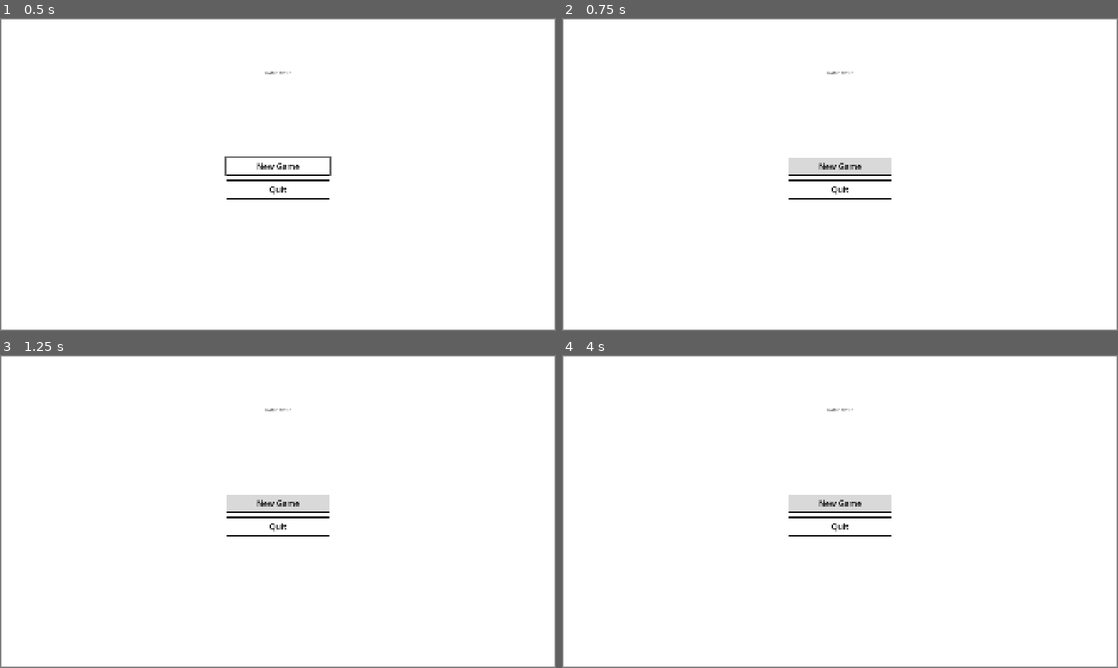
Above: before the commit, frames 1-4 (two rows, left to right).
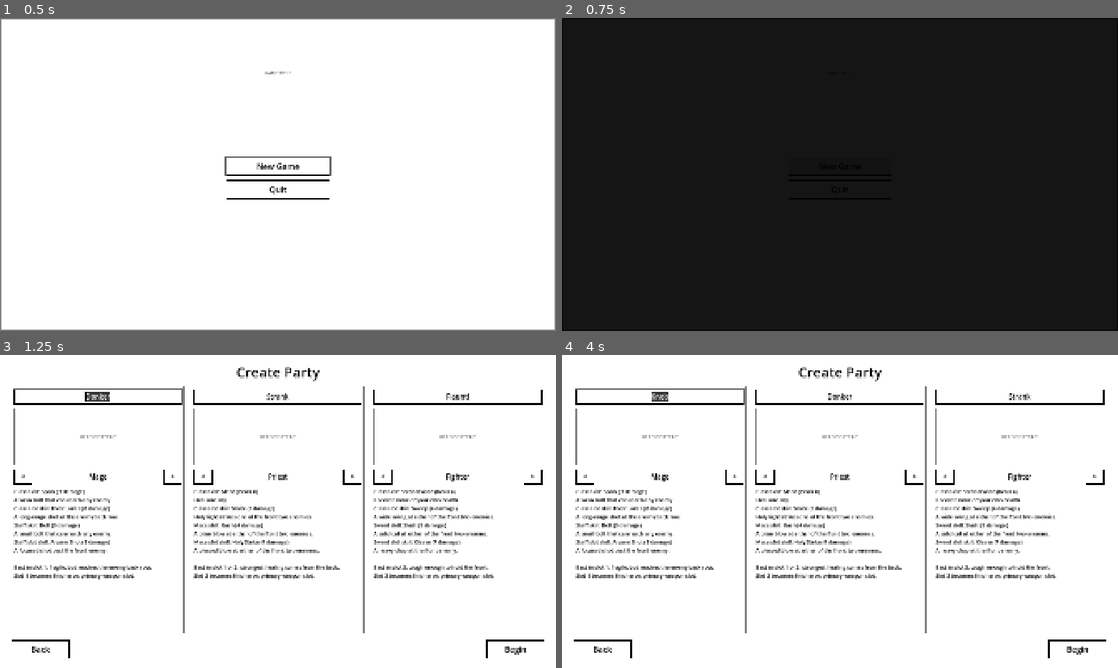
Above: after the commit, the same moments.

Repository: nawlbergs/sketchy-gamey
Game: Godot game, scene res://ui/menus/main_menu/main_menu.tscn
Two runs of this game, one before a commit and one after it. Both use one fixed random seed, a clock stepped at 60 frames per second and the inputs below.
Inputs (mouse positions are in pixels of both pictures, inside the frame that each line leads up to):
- Up to frame 1 (0.5 s): no input
- Up to frame 2 (0.75 s): click "New Game" at 0.5 s
- Up to frame 3 (1.25 s): no input
- Up to frame 4 (4 s): click (584, 477) at 1.25 s, where only the run after the commit has a clickable "<"; click (734, 477) at 2 s, where only the run after the commit has a clickable ">"; click "New Game" (after the commit: "Back") at 2.75 s; click "New Game" at 3.5 s

Frame 1 is identical in both runs. In frame 2, 100% of the frame differs, in the area x 0-100%, y 0-100%; in frame 3, 11%; in frame 4, 11%.

Commit message:
party-create-01 - complete

Diff:
--- a/autoloads/game_state.gd
+++ b/autoloads/game_state.gd
@@ -27,8 +27,11 @@
 	inventory.resize(INVENTORY_SIZE)
 
 
-## Builds a hero at full health.
-func make_hero(hero_name: String, class_id: GameEnums.ClassId, slot: GameEnums.HeroSlot, max_hp: int, speed: int) -> Dictionary:
+## Builds a new hero from class data: full health, with the class's starting weapon in weapon slot
+## slot, which is the hero's primary and only unlocked weapon slot.
+## weapons maps a GameEnums.HeroSlot to a GameEnums.WeaponId. equipment is for gear.
+func make_hero(hero_name: String, class_id: GameEnums.ClassId, slot: GameEnums.HeroSlot) -> Dictionary:
+	var data: Dictionary = Classes.ALL[class_id]
 	return {
 		"name": hero_name,
 		"class_id": class_id,
@@ -36,19 +39,24 @@
 		"current_slot": slot,
 		"primary_weapon_slot": slot,
 		"unlocked_weapon_slots": [slot],
-		"max_hp": max_hp,
-		"hp": max_hp,
-		"speed": speed,
+		"weapons": {slot: data["starting_weapon"]},
+		"max_hp": data["max_hp"],
+		"hp": data["max_hp"],
+		"speed": data["speed"],
 		"equipment": {},
 	}
 
 
 ## Returns JSON-safe data for saving. The result shares nothing with the live state.
-## class_id is saved as its enum name, so reordering GameEnums cannot break old saves.
+## Classes and weapons are saved as enum names, so reordering GameEnums cannot break old saves.
 func to_dict() -> Dictionary:
 	var saved_party := party.duplicate(true)
 	for hero: Dictionary in saved_party:
 		hero["class_id"] = GameEnums.ClassId.find_key(hero["class_id"])
+		var saved_weapons := {}
+		for slot: int in hero["weapons"]:
+			saved_weapons[str(slot)] = GameEnums.WeaponId.find_key(hero["weapons"][slot])
+		hero["weapons"] = saved_weapons
 	return {
 		"party": saved_party,
 		"gold": gold,
@@ -82,13 +90,22 @@
 	var hero := make_hero(
 		str(data.get("name", "")),
 		GameEnums.ClassId.get(class_key, GameEnums.ClassId.FIGHTER),
-		slot,
-		int(data.get("max_hp", 1)),
-		int(data.get("speed", 0))
+		slot
 	)
 	hero["current_slot"] = int(data.get("current_slot", slot))
 	hero["primary_weapon_slot"] = int(data.get("primary_weapon_slot", slot))
+	hero["max_hp"] = int(data.get("max_hp", hero["max_hp"]))
 	hero["hp"] = int(data.get("hp", hero["max_hp"]))
+	hero["speed"] = int(data.get("speed", hero["speed"]))
+	var weapons := {}
+	var saved_weapons: Dictionary = data.get("weapons", {})
+	for slot_key: Variant in saved_weapons:
+		var weapon_key := str(saved_weapons[slot_key])
+		if GameEnums.WeaponId.has(weapon_key):
+			weapons[int(slot_key)] = GameEnums.WeaponId[weapon_key]
+		else:
+			push_error("GameState: unknown weapon '%s' in save, leaving slot empty" % weapon_key)
+	hero["weapons"] = weapons
 	var unlocked: Array = []
 	for weapon_slot: Variant in data.get("unlocked_weapon_slots", [slot]):
 		unlocked.append(int(weapon_slot))
--- a/ralph_prd.json
+++ b/ralph_prd.json
@@ -172,13 +172,14 @@
       "ui/menus/new_game/hero_slot_panel.tscn"
     ],
     "steps": [
-      "Make a reusable HeroSlotPanel: slot label ('Slot 1 - Back' ... 'Slot 3 - Front'), portrait PlaceholderBox, < class name > buttons cycling Fighter/Mage/Priest, LineEdit for name (max 9 chars), and an info box showing the class skil …(76 unchanged characters)…
+      "Make a reusable HeroSlotPanel: LineEdit for name (max 9 chars, prefilled with a random name from GameEnums.DEFAULT_HERO_NAMES) above the portrait PlaceholderBox, < class name > buttons cycling Fighter/Mage/Priest, and an info box showing the class skil …(76 unchanged characters)…
       "Note in the panel that this slot becomes the hero's primary weapon slot.",
       "Begin button lower-right is enabled only when all 3 names are 3-9 characters (plan says > 2 and < 10).",
       "On Begin: GameState.reset(), fill the 3 heroes (start_slot/current_slot/primary_weapon_slot = their column, unlocked_weapon_slots = [that slot], starting weapon equipped there, hp = max_hp), then go to overworld.",
       "Back button lower-left returns to main menu."
     ],
-    "complete": false
+    "complete": true,
+    "notes": "Done 2026-10-31. Heroes gained a weapons field mapping HeroSlot to WeaponId, separate from equipment (gear), saved by enum name. make_hero() now takes name, class and slot and reads the rest from Classes.ALL. Info box also shows the weapon default skill and best-slot blurb. Begin fills GameState, then logs an error and stays here until overworld-01 adds its scene. Follow-up at the user's request: slot label removed, name box moved above the portrait, and names start as random class defaults, so Begin starts enabled and a gamepad can accept them (custom names still need a keyboard). Import clean; throwaway checks with real key events pass; screenshot reviewed."
   },
   {
     "id": "overworld-01",
--- a/resources/game_enums.gd
+++ b/resources/game_enums.gd
@@ -5,6 +5,13 @@
 ## Enum values are plain numbers that change if entries are reordered, so save files must store
 ## the entry's name ("FIGHTER"), never its number. See GameState.to_dict().
 ## Slot enums are the exception: their values are pinned to the slot numbers, so saves store those.
+
+## Starting names on the Create Party screen. Each must be 3-9 characters, with no repeats and at
+## least 4 in total: a re-roll skips the 3 names showing and still needs one left to pick.
+const DEFAULT_HERO_NAMES: Array[String] = [
+	"Chad", "Snubs", "Donker", "Jarnathan", "Snips", "Rancho", "Flaunti", "Knob",
+	"Strank",
+]
 
 ## Hero slots: 3 = front/tank, 1 = back.
 enum HeroSlot { SLOT_1 = 1, SLOT_2 = 2, SLOT_3 = 3 }
--- a/ui/common/ui_theme.tres
+++ b/ui/common/ui_theme.tres
@@ -1,16 +1,28 @@
-[gd_resource type="Theme" load_steps=14 format=3]
+[gd_resource type="Theme" format=3 uid="uid://rxqls6vh6bi4"]
 
-[sub_resource type="StyleBoxFlat" id="button_normal"]
+[sub_resource type="StyleBoxFlat" id="button_disabled"]
 content_margin_left = 16.0
 content_margin_top = 8.0
 content_margin_right = 16.0
 content_margin_bottom = 8.0
-bg_color = Color(1, 1, 1, 1)
+bg_color = Color(0.92, 0.92, 0.92, 1)
 border_width_left = 2
 border_width_top = 2
 border_width_right = 2
 border_width_bottom = 2
-border_color = Color(0, 0, 0, 1)
+border_color = Color(0.65, 0.65, 0.65, 1)
+
+[sub_resource type="StyleBoxFlat" id="focus_outline"]
+draw_center = false
+border_width_left = 3
+border_width_top = 3
+border_width_right = 3
+border_width_bottom = 3
+border_color = Color(0.4, 0.4, 0.4, 1)
+expand_margin_left = 3.0
+expand_margin_top = 3.0
+expand_margin_right = 3.0
+expand_margin_bottom = 3.0
 
 [sub_resource type="StyleBoxFlat" id="button_hover"]
 content_margin_left = 16.0
@@ -36,29 +48,20 @@
 border_width_bottom = 2
 border_color = Color(0, 0, 0, 1)
 
-[sub_resource type="StyleBoxFlat" id="button_disabled"]
+[sub_resource type="StyleBoxFlat" id="button_normal"]
 content_margin_left = 16.0
 content_margin_top = 8.0
 content_margin_right = 16.0
 content_margin_bottom = 8.0
-bg_color = Color(0.92, 0.92, 0.92, 1)
+bg_color = Color(1, 1, 1, 1)
 border_width_left = 2
 border_width_top = 2
 border_width_right = 2
 border_width_bottom = 2
-border_color = Color(0.65, 0.65, 0.65, 1)
+border_color = Color(0, 0, 0, 1)
 
-[sub_resource type="StyleBoxFlat" id="focus_outline"]
-draw_center = false
-border_width_left = 3
-border_width_top = 3
-border_width_right = 3
-border_width_bottom = 3
-border_color = Color(0.4, 0.4, 0.4, 1)
-expand_margin_left = 3.0
-expand_margin_top = 3.0
-expand_margin_right = 3.0
-expand_margin_bottom = 3.0
+[sub_resource type="StyleBoxFlat" id="list_selected"]
+bg_color = Color(0.2, 0.2, 0.2, 1)
 
 [sub_resource type="StyleBoxFlat" id="panel"]
 content_margin_left = 8.0
@@ -72,6 +75,18 @@
 border_width_bottom = 2
 border_color = Color(0.5, 0.5, 0.5, 1)
 
+[sub_resource type="StyleBoxFlat" id="line_edit_normal"]
+content_margin_left = 8.0
+content_margin_top = 6.0
+content_margin_right = 8.0
+content_margin_bottom = 6.0
+bg_color = Color(1, 1, 1, 1)
+border_width_left = 2
+border_width_top = 2
+border_width_right = 2
+border_width_bottom = 2
+border_color = Color(0, 0, 0, 1)
+
 [sub_resource type="StyleBoxFlat" id="line_edit_read_only"]
 content_margin_left = 8.0
 content_margin_top = 6.0
@@ -84,18 +99,6 @@
 border_width_bottom = 2
 border_color = Color(0.65, 0.65, 0.65, 1)
 
-[sub_resource type="StyleBoxFlat" id="line_edit_normal"]
-content_margin_left = 8.0
-content_margin_top = 6.0
-content_margin_right = 8.0
-content_margin_bottom = 6.0
-bg_color = Color(1, 1, 1, 1)
-border_width_left = 2
-border_width_top = 2
-border_width_right = 2
-border_width_bottom = 2
-border_color = Color(0, 0, 0, 1)
-
 [sub_resource type="StyleBoxFlat" id="progress_background"]
 bg_color = Color(1, 1, 1, 1)
 border_width_left = 2
@@ -106,17 +109,6 @@
 
 [sub_resource type="StyleBoxFlat" id="progress_fill"]
 bg_color = Color(0.3, 0.3, 0.3, 1)
-
-[sub_resource type="StyleBoxFlat" id="tab_selected"]
-content_margin_left = 16.0
-content_margin_top = 8.0
-content_margin_right = 16.0
-content_margin_bottom = 8.0
-bg_color = Color(1, 1, 1, 1)
-border_width_left = 2
-border_width_top = 2
-border_width_right = 2
-border_color = Color(0, 0, 0, 1)
 
 [sub_resource type="StyleBoxFlat" id="tab_unselected"]
 content_margin_left = 16.0
@@ -129,8 +121,16 @@
 border_width_right = 2
 border_color = Color(0.5, 0.5, 0.5, 1)
 
-[sub_resource type="StyleBoxFlat" id="list_selected"]
-bg_color = Color(0.2, 0.2, 0.2, 1)
+[sub_resource type="StyleBoxFlat" id="tab_selected"]
+content_margin_left = 16.0
+content_margin_top = 8.0
+content_margin_right = 16.0
+content_margin_bottom = 8.0
+bg_color = Color(1, 1, 1, 1)
+border_width_left = 2
+border_width_top = 2
+border_width_right = 2
+border_color = Color(0, 0, 0, 1)
 
 [resource]
 Button/colors/font_color = Color(0, 0, 0, 1)
--- a/ui/menus/main_menu/main_menu.tscn
+++ b/ui/menus/main_menu/main_menu.tscn
@@ -1,9 +1,9 @@
-[gd_scene load_steps=3 format=3]
+[gd_scene format=3 uid="uid://b20psqxfswb8u"]
 
-[ext_resource type="Script" path="res://ui/menus/main_menu/main_menu.gd" id="1_script"]
+[ext_resource type="Script" uid="uid://crxa75qpanj8g" path="res://ui/menus/main_menu/main_menu.gd" id="1_script"]
 [ext_resource type="PackedScene" path="res://ui/common/placeholder_box.tscn" id="2_box"]
 
-[node name="MainMenu" type="Control"]
+[node name="MainMenu" type="Control" unique_id=868727336]
 layout_mode = 3
 anchors_preset = 15
 anchor_right = 1.0
@@ -12,7 +12,7 @@
 grow_vertical = 2
 script = ExtResource("1_script")
 
-[node name="Background" parent="." instance=ExtResource("2_box")]
+[node name="Background" parent="." unique_id=1258440728 instance=ExtResource("2_box")]
 layout_mode = 1
 anchors_preset = 15
 anchor_right = 1.0
@@ -21,7 +21,7 @@
 grow_vertical = 2
 label_text = "BACKGROUND ART"
 
-[node name="Title" parent="." instance=ExtResource("2_box")]
+[node name="Title" parent="." unique_id=1808621647 instance=ExtResource("2_box")]
 layout_mode = 1
 anchors_preset = 5
 anchor_left = 0.5
@@ -33,7 +33,7 @@
 grow_horizontal = 2
 label_text = "GAME TITLE"
 
-[node name="Buttons" type="VBoxContainer" parent="."]
+[node name="Buttons" type="VBoxContainer" parent="." unique_id=875987149]
 layout_mode = 1
 anchors_preset = 8
 anchor_left = 0.5
@@ -48,21 +48,21 @@
 grow_vertical = 2
 theme_override_constants/separation = 16
 
-[node name="LoadGameButton" type="Button" parent="Buttons"]
+[node name="LoadGameButton" type="Button" parent="Buttons" unique_id=652095516]
 unique_name_in_owner = true
 custom_minimum_size = Vector2(0, 64)
 layout_mode = 2
 theme_override_font_sizes/font_size = 28
 text = "Load Game"
 
-[node name="NewGameButton" type="Button" parent="Buttons"]
+[node name="NewGameButton" type="Button" parent="Buttons" unique_id=774796312]
 unique_name_in_owner = true
 custom_minimum_size = Vector2(0, 64)
 layout_mode = 2
 theme_override_font_sizes/font_size = 28
 text = "New Game"
 
-[node name="QuitButton" type="Button" parent="Buttons"]
+[node name="QuitButton" type="Button" parent="Buttons" unique_id=361388673]
 unique_name_in_owner = true
 custom_minimum_size = Vector2(0, 64)
 layout_mode = 2
--- /dev/null
+++ b/ui/menus/new_game/hero_slot_panel.gd
@@ -0,0 +1,94 @@
+class_name HeroSlotPanel
+extends PanelContainer
+## One hero column on the Create Party screen: choose a class, enter a name, see what that
+## class can do from this slot.
+
+signal name_changed
+## The class changed and the player has not edited this name, so it should be re-rolled.
+signal default_name_needed
+
+const MIN_NAME_LENGTH := 3
+const MAX_NAME_LENGTH := 9
+
+@export var slot: GameEnums.HeroSlot = GameEnums.HeroSlot.SLOT_1
+@export var class_id: GameEnums.ClassId = GameEnums.ClassId.FIGHTER
+
+var _name_was_edited := false
+
+@onready var _class_label: Label = %ClassLabel
+@onready var _name_edit: LineEdit = %NameEdit
+@onready var _info_label: Label = %InfoLabel
+@onready var _previous_button: Button = %PreviousButton
+@onready var _next_button: Button = %NextButton
+
+
+func _ready() -> void:
+	_name_edit.max_length = MAX_NAME_LENGTH
+	_name_edit.placeholder_text = "Name (%d-%d characters)" % [MIN_NAME_LENGTH, MAX_NAME_LENGTH]
+	_name_edit.text_changed.connect(_on_name_text_changed)
+	_name_edit.focus_entered.connect(_name_edit.edit)  # Tabbing in should allow typing straight away.
+	_previous_button.pressed.connect(_cycle_class.bind(-1))
+	_next_button.pressed.connect(_cycle_class.bind(1))
+	_refresh()
+
+
+func get_hero_name() -> String:
+	return _name_edit.text.strip_edges()
+
+
+func has_valid_name() -> bool:
+	return get_hero_name().length() >= MIN_NAME_LENGTH and get_hero_name().length() <= MAX_NAME_LENGTH
+
+
+func set_hero_name(hero_name: String) -> void:
+	_name_edit.text = hero_name
+	name_changed.emit()
+
+
+## Puts the cursor in the name box, ready for typing.
+func start_name_entry() -> void:
+	_name_edit.grab_focus()
+
+
+## Sets where Tab goes from this panel's name box.
+func set_next_focus(target: Control) -> void:
+	_name_edit.focus_next = _name_edit.get_path_to(target)
+
+
+func get_name_edit() -> LineEdit:
+	return _name_edit
+
+
+## Only fires for the player's edits: setting text from code does not emit text_changed.
+func _on_name_text_changed(_new_text: String) -> void:
+	_name_was_edited = true
+	name_changed.emit()
+
+
+func _cycle_class(step: int) -> void:
+	var ids := GameEnums.ClassId.values()
+	class_id = ids[posmod(ids.find(class_id) + step, ids.size())]
+	_refresh()
+	if not _name_was_edited:
+		default_name_needed.emit()
+
+
+func _refresh() -> void:
+	var class_data: Dictionary = Classes.ALL[class_id]
+	var weapon: Dictionary = Weapons.ALL[class_data["starting_weapon"]]
+	_class_label.text = class_data["name"]
+	_info_label.text = "\n".join([
+		_skill_text("Class skill", class_data["class_skill"]),
+		_skill_text("Class slot skill", class_data["class_slot_skills"][slot]),
+		_skill_text(weapon["name"] + " skill", weapon["default_ability"]),
+		_skill_text(weapon["name"] + " slot skill", weapon["abilities"][slot]),
+		"",
+		class_data["best_slot"],
+		"Slot %d becomes this hero's primary weapon slot." % slot,
+	])
+
+
+func _skill_text(heading: String, skill_id: GameEnums.SkillId) -> String:
+	var skill: Dictionary = Skills.ALL[skill_id]
+	var effect := "%d damage" if skill["effect"] == GameEnums.SkillEffect.DAMAGE else "heals %d"
+	return "%s: %s (%s)\n%s" % [heading, skill["name"], effect % skill["amount"], skill["description"]]
--- /dev/null
+++ b/ui/menus/new_game/hero_slot_panel.tscn
@@ -0,0 +1,55 @@
+[gd_scene load_steps=3 format=3]
+
+[ext_resource type="Script" path="res://ui/menus/new_game/hero_slot_panel.gd" id="1_script"]
+[ext_resource type="PackedScene" path="res://ui/common/placeholder_box.tscn" id="2_box"]
+
+[node name="HeroSlotPanel" type="PanelContainer"]
+script = ExtResource("1_script")
+
+[node name="Layout" type="VBoxContainer" parent="."]
+layout_mode = 2
+theme_override_constants/separation = 12
+
+[node name="NameEdit" type="LineEdit" parent="Layout"]
+unique_name_in_owner = true
+custom_minimum_size = Vector2(0, 52)
+layout_mode = 2
+theme_override_font_sizes/font_size = 24
+alignment = 1
+select_all_on_focus = true
+
+[node name="Portrait" parent="Layout" instance=ExtResource("2_box")]
+custom_minimum_size = Vector2(0, 200)
+layout_mode = 2
+label_text = "HERO PORTRAIT"
+
+[node name="ClassRow" type="HBoxContainer" parent="Layout"]
+layout_mode = 2
+
+[node name="PreviousButton" type="Button" parent="Layout/ClassRow"]
+unique_name_in_owner = true
+custom_minimum_size = Vector2(64, 52)
+layout_mode = 2
+theme_override_font_sizes/font_size = 24
+text = "<"
+
+[node name="ClassLabel" type="Label" parent="Layout/ClassRow"]
+unique_name_in_owner = true
+layout_mode = 2
+size_flags_horizontal = 3
+theme_override_font_sizes/font_size = 24
+horizontal_alignment = 1
+
+[node name="NextButton" type="Button" parent="Layout/ClassRow"]
+unique_name_in_owner = true
+custom_minimum_size = Vector2(64, 52)
+layout_mode = 2
+theme_override_font_sizes/font_size = 24
+text = ">"
+
+[node name="InfoLabel" type="Label" parent="Layout"]
+unique_name_in_owner = true
+layout_mode = 2
+size_flags_vertical = 3
+theme_override_font_sizes/font_size = 18
+autowrap_mode = 3
--- /dev/null
+++ b/ui/menus/new_game/party_create.gd
@@ -0,0 +1,46 @@
+extends Control
+## Create Party screen: one column per hero slot. Begin needs a valid name in every column.
+
+@onready var _panels: Array[Node] = %Panels.get_children()
+@onready var _back_button: Button = %BackButton
+@onready var _begin_button: Button = %BeginButton
+
+
+func _ready() -> void:
+	_back_button.pressed.connect(SceneRouter.go_to.bind(GameEnums.SceneId.MAIN_MENU))
+	_begin_button.pressed.connect(_on_begin_pressed)
+	for panel: HeroSlotPanel in _panels:
+		panel.name_changed.connect(_update_begin_button)
+		panel.default_name_needed.connect(_roll_default_name.bind(panel))
+		_roll_default_name(panel)
+	_set_up_tab_order()
+	_update_begin_button()
+	(_panels[0] as HeroSlotPanel).start_name_entry()
+
+
+## Skips every name currently showing, so a re-roll always changes the name and heroes never match.
+func _roll_default_name(panel: HeroSlotPanel) -> void:
+	var taken: Array = _panels.map(func(other: HeroSlotPanel) -> String: return other.get_hero_name())
+	var options: Array = GameEnums.DEFAULT_HERO_NAMES.filter(func(option: String) -> bool: return option not in taken)
+	panel.set_hero_name(options.pick_random())
+
+
+## Tab goes name to name, then to Begin, since naming the party is the main job here.
+func _set_up_tab_order() -> void:
+	for i in _panels.size():
+		var panel := _panels[i] as HeroSlotPanel
+		if i + 1 < _panels.size():
+			panel.set_next_focus((_panels[i + 1] as HeroSlotPanel).get_name_edit())
+		else:
+			panel.set_next_focus(_begin_button)
+
+
+func _update_begin_button() -> void:
+	_begin_button.disabled = not _panels.all(func(panel: HeroSlotPanel) -> bool: return panel.has_valid_name())
+
+
+func _on_begin_pressed() -> void:
+	GameState.reset()
+	for panel: HeroSlotPanel in _panels:
+		GameState.party.append(GameState.make_hero(panel.get_hero_name(), panel.class_id, panel.slot))
+	SceneRouter.go_to(GameEnums.SceneId.OVERWORLD)
--- /dev/null
+++ b/ui/menus/new_game/party_create.tscn
@@ -0,0 +1,89 @@
+[gd_scene load_steps=3 format=3]
+
+[ext_resource type="Script" path="res://ui/menus/new_game/party_create.gd" id="1_script"]
+[ext_resource type="PackedScene" path="res://ui/menus/new_game/hero_slot_panel.tscn" id="2_panel"]
+
+[node name="PartyCreate" type="Control"]
+layout_mode = 3
+anchors_preset = 15
+anchor_right = 1.0
+anchor_bottom = 1.0
+grow_horizontal = 2
+grow_vertical = 2
+script = ExtResource("1_script")
+
+[node name="Title" type="Label" parent="."]
+layout_mode = 1
+anchors_preset = 10
+anchor_right = 1.0
+offset_top = 24.0
+offset_bottom = 94.0
+grow_horizontal = 2
+theme_override_font_sizes/font_size = 48
+text = "Create Party"
+horizontal_alignment = 1
+vertical_alignment = 1
+
+[node name="Panels" type="HBoxContainer" parent="."]
+unique_name_in_owner = true
+layout_mode = 1
+anchors_preset = 15
+anchor_right = 1.0
+anchor_bottom = 1.0
+offset_left = 40.0
+offset_top = 110.0
+offset_right = -40.0
+offset_bottom = -120.0
+grow_horizontal = 2
+grow_vertical = 2
+theme_override_constants/separation = 24
+
+[node name="Slot1" parent="Panels" instance=ExtResource("2_panel")]
+layout_mode = 2
+size_flags_horizontal = 3
+slot = 1
+class_id = 1
+
+[node name="Slot2" parent="Panels" instance=ExtResource("2_panel")]
+layout_mode = 2
+size_flags_horizontal = 3
+slot = 2
+class_id = 2
+
+[node name="Slot3" parent="Panels" instance=ExtResource("2_panel")]
+layout_mode = 2
+size_flags_horizontal = 3
+slot = 3
+class_id = 0
+
+[node name="BackButton" type="Button" parent="."]
+unique_name_in_owner = true
+layout_mode = 1
+anchors_preset = 2
+anchor_top = 1.0
+anchor_bottom = 1.0
+offset_left = 40.0
+offset_top = -96.0
+offset_right = 240.0
+offset_bottom = -32.0
+grow_vertical = 0
+theme_override_font_sizes/font_size = 28
+text = "Back"
+
+[node name="BeginButton" type="Button" parent="."]
+unique_name_in_owner = true
+layout_mode = 1
+anchors_preset = 3
+anchor_left = 1.0
+anchor_top = 1.0
+anchor_right = 1.0
+anchor_bottom = 1.0
+offset_left = -240.0
+offset_top = -96.0
+offset_right = -40.0
+offset_bottom = -32.0
+grow_horizontal = 0
+grow_vertical = 0
+theme_override_font_sizes/font_size = 28
+disabled = true
+text = "Begin"
Not shown, changed: ralph_progress.txt
Not shown, added: ui/menus/new_game/hero_slot_panel.gd.uid
Not shown, added: ui/menus/new_game/party_create.gd.uid
Not shown, removed: ui/menus/new_game/.gitkeep
